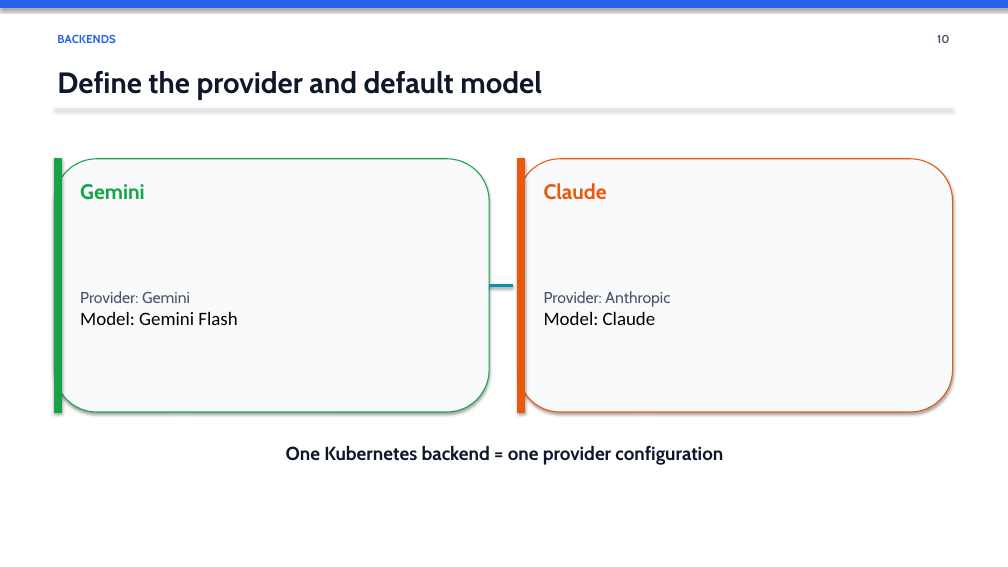
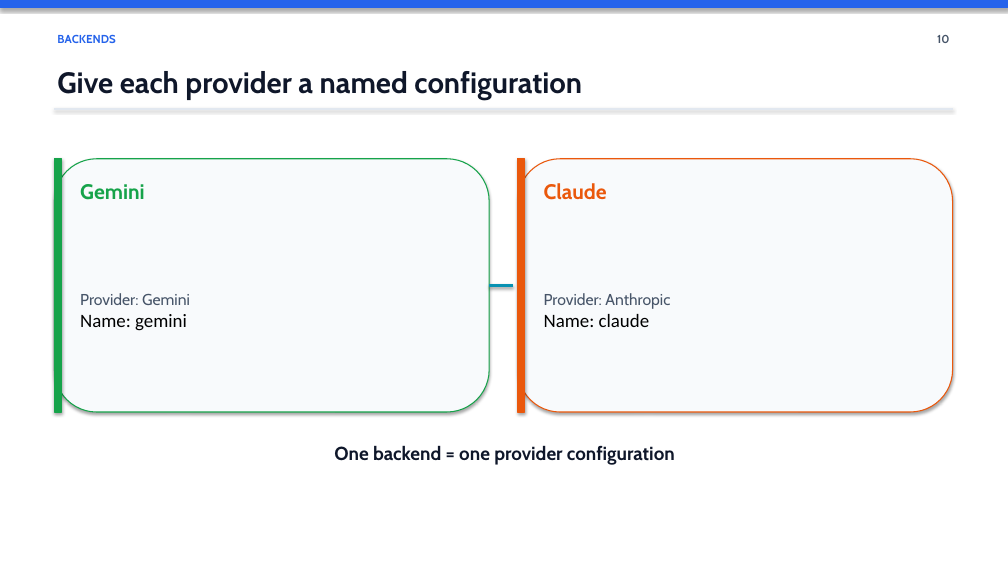
Before and after one commit to mohamedlotfy95/Elsherif-Agentgateway-Labs, a slide deck: slide 10 of docs/presentation/Agentgateway_LLM_Routing_Workshop.pptx. Drawn at 1008x567 pixels with LibreOffice and Linux fonts; fonts in the diff are those of the drawing. Boxes give left, top, right and bottom in pixels: in the first picture for what was removed or moved away, otherwise in the second. Text is boxed around its words. In the diff, an @@ line names an element or a change of style, - is before the commit and + after.

```diff
--- a/docs/presentation/Agentgateway_LLM_Routing_Workshop.pptx
+++ b/docs/presentation/Agentgateway_LLM_Routing_Workshop.pptx
@@ text at <box>57,71,582,100</box>: text changed @@
-Define the provider and default model
+Give each provider a named configuration
@@ text at <box>80,293,190,331</box>: text changed; size 18 to 15 pt; font Calibri to Cabin; text colour #000000 to #475569 @@
-Provider: Gemini
-Model: Gemini Flash
+Provider: Gemini
+Name: gemini
@@ text at <box>544,293,670,327</box>: text changed @@
-Provider: Anthropic
-Model: Claude
+Provider: Anthropic
+Name: claude
@@ text at <box>334,445,675,465</box>: text changed @@
-One Kubernetes backend = one provider configuration
+One backend = one provider configuration
```
Also in this commit, not shown: 5 other slides changed.
